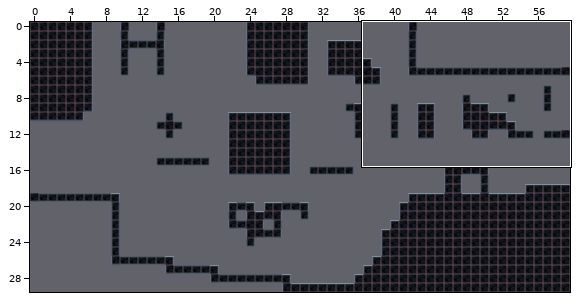
Two states of a Tiled map, Bloodline/res/map/mapa1.tmx. The first picture is a wide view before the edit; the outline marks the close-up.
Close-up. First the earlier version:
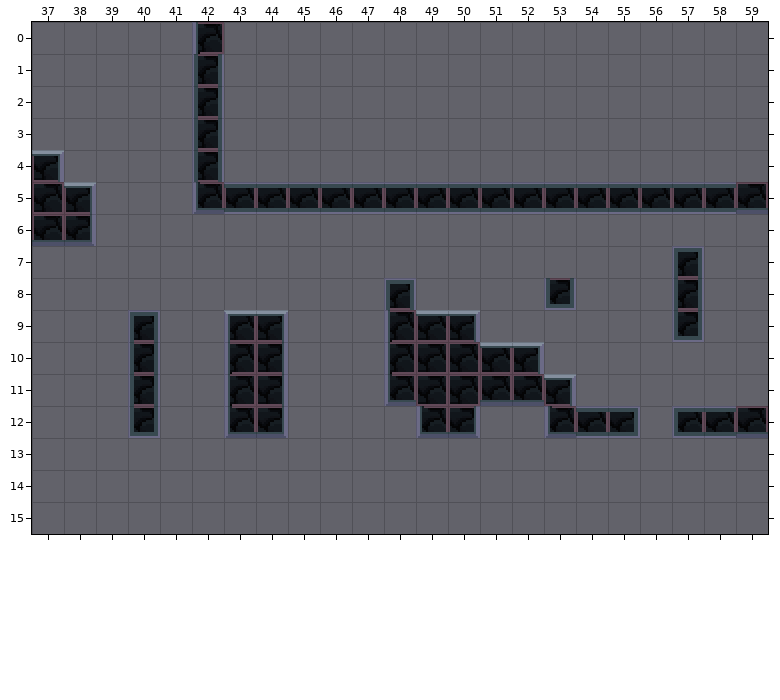
Cells are 16x16 px. Shown: x 37..59, y 0..15. The commit also changed other parts of the map, which this record leaves out.
The same view after the edit:
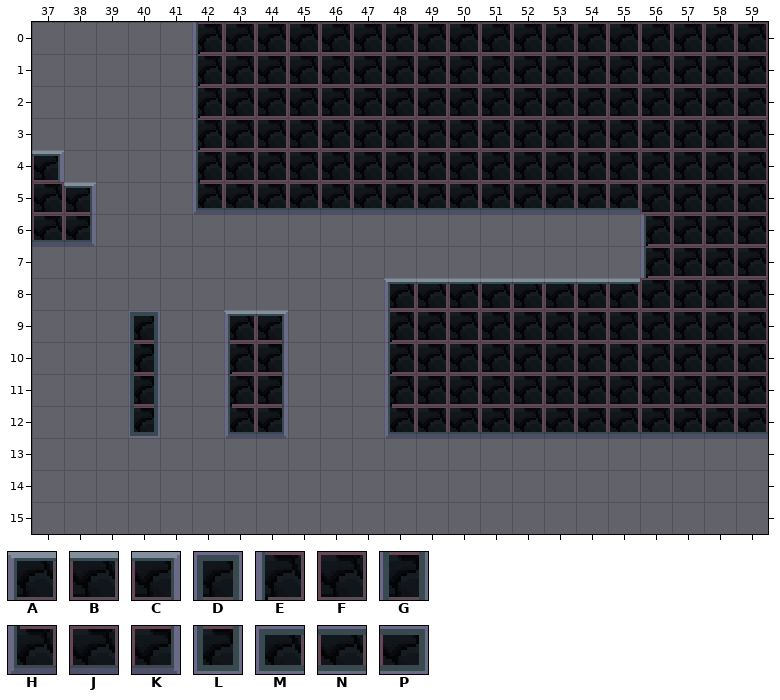
Key: from "prototype": A 0, B 1, C 2, D 4, E 7, F 8, G 11, H 14, J 15, K 16, L 18, M 46, N 47, P 48.
_ is an empty cell.
The exact change:
Layer "terrain":
Tile D becomes tile A in row 8 at x 48.
Tile L becomes tile B in row 8 at x 53.
The author put tile B in row 8 at x 49 to 52 and 54 to 55.
Tile G becomes tile E in rows 1 to 4 at x 42.
Tile H becomes tile E in row 11 at x 48.
The author put tile E in rows 6 to 7 at x 56.
Tile B becomes tile F in row 9 at x 49; in row 10 at x 51.
Tile C becomes tile F in row 9 at x 50; in row 10 at x 52; in row 11 at x 53.
Tile D becomes tile F in row 7 at x 57.
Tile G becomes tile F in row 8 at x 57.
Tile J becomes tile F in row 5 at x 59; in row 11 at x 51 to 52.
Tile L becomes tile F in row 9 at x 57.
Tile N becomes tile F in row 5 at x 56 to 58.
The author put tile F in rows 0 to 4 at x 43 to 59; in row 6 at x 57 to 59; in row 7 at x 58 to 59; in row 8 at x 56 and 58 to 59; in row 9 at x 51 to 56 and 58 to 59; in row 10 at x 53 to 59.
The author put tile F in row 11 at x 54 to 59.
The author put tile H in row 12 at x 48.
Tile H becomes tile J in row 12 at x 49 and 53.
Tile K becomes tile J in row 12 at x 50.
Tile M becomes tile J in row 12 at x 57.
Tile N becomes tile J in row 5 at x 43 to 55; in row 12 at x 54 and 58.
Tile P becomes tile J in row 12 at x 55.
The author put tile J in row 12 at x 51 to 52 and 56.
Changed places in both close-ups, as pixel boxes (x1, y1, x2, y2):
changed: (194, 22, 768, 438)
